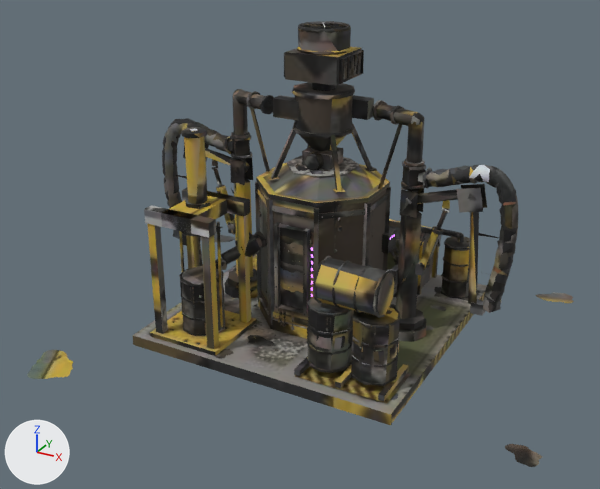
Renders of the glTF model jogo/assets/modelos/maquinas/coletor_lixo.glb from each side of a commit.
Before and after are seen from a camera (50 mm lens) standing at (2.56, -4.98, 3.07) and looking at (0.02, -0.37, 0.76). The lights are fixed; the arrows at lower left show +X, +Y and +Z. The first picture is the older version. Where no turn or scale is listed for an object, it has been applied to the vertices. Vertices at exactly the same position are counted once.

The older version as bpy lines, for what is in view:
```python
ob_coletor_lixo_corpo = bpy.data.objects.new('coletor_lixo_corpo', me_laje)
ob_coletor_lixo_corpo.location = (0.0, 0.0, 0.0)
ob_coletor_lixo_m1 = bpy.data.objects.new('coletor_lixo_m1', me_junta_flanges)
ob_coletor_lixo_m1.location = (0.68, 0.0, 0.0)
ob_coletor_lixo_m2 = bpy.data.objects.new('coletor_lixo_m2', me_braco)
ob_coletor_lixo_m2.location = (0.68, 0.0, 1.1)
ob_coletor_lixo_m5 = bpy.data.objects.new('coletor_lixo_m5', me_junta_flanges_001)
ob_coletor_lixo_m5.location = (-0.68, 0.0, 0.0)
ob_coletor_lixo_m6 = bpy.data.objects.new('coletor_lixo_m6', me_braco_001)
ob_coletor_lixo_m6.location = (-0.68, 0.0, 1.1)
```
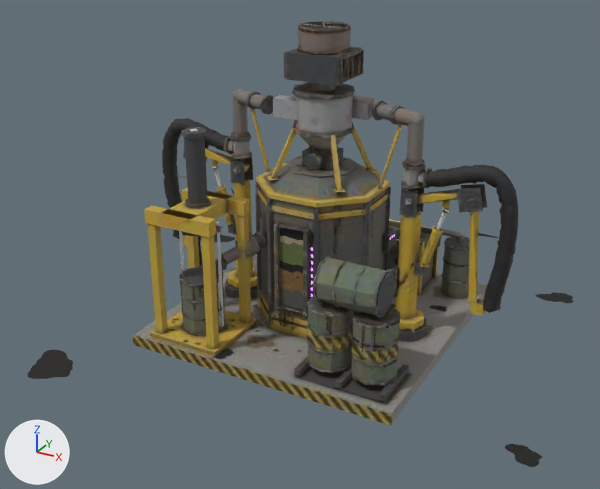
What differs and where, as boxes [x1, y1, x2, y2] in the pictures (600 x 489 px; the box of a moved part takes in the faces that stretch with it):
part 1 of me_laje, moved or reshaped
    before: [268, 24, 424, 244]
    after: [267, 24, 424, 244]
part 2 of me_laje, surface changed
    both: [27, 21, 574, 467]
part 3 of me_junta_flanges, surface changed (black to yellow)
    both: [391, 163, 432, 330]
part 4 of me_braco, surface changed
    both: [412, 165, 518, 316]
part 5 of me_junta_flanges_001, surface changed (black to grey)
    both: [223, 136, 257, 288]
part 6 of me_braco_001, surface changed
    both: [162, 118, 250, 246]

Patch to the scene script:
```diff
--- a/jogo/assets/modelos/maquinas/coletor_lixo.glb.py
+++ b/jogo/assets/modelos/maquinas/coletor_lixo.glb.py
@@ me_laje @@
 me_laje.from_pydata(...)  # 4872 vertices, 5603 faces; spans x -1.79..1.9, y -1.69..1.3, z 0.0..2.19
 # used by ob_coletor_lixo_corpo; location = (0.0, 0.0, 0.0)
+# me_laje part 1: 113 of 4872 vertices moved; they spanned x -0.82..0.73, y -0.57..0.3, z 0.4..2.19 and now span x -0.82..0.73, y -0.56..0.3, z 0.42..2.19; mean shift (0.0, 0.0, 0.0); largest move (0.36, 0.12, 1.69) -> (0.69, -0.05, 1.35)
+# me_laje part 2: 4941 kept faces spanning x -1.79..1.9, y -1.69..1.3, z 0.0..2.19 get new texture (UV) coordinates
 me_laje.materials.append(mat_coletor_lixo_tex)
@@ me_junta_flanges @@
 me_junta_flanges.from_pydata(...)  # 186 vertices, 202 faces; spans x -0.139..0.139, y -0.139..0.139, z 0.16..1.345
 # used by ob_coletor_lixo_m1; location = (0.68, 0.0, 0.0)
+# me_junta_flanges part 3: texture (UV) coordinates of 190 of 202 faces, centred in x -0.126..0.126, y -0.126..0.126, z 0.16..1.345, changed; they spanned u 0.0..0.95, v 0.0..0.93 and now span u 0.0..0.95, v 0.0..0.93
 me_junta_flanges.materials.append(mat_coletor_lixo_tex)
@@ me_braco @@
 me_braco.from_pydata(...)  # 342 vertices, 634 faces; spans x -0.047..0.728, y -0.065..0.064, z -0.735..0.313
 # used by ob_coletor_lixo_m2; location = (0.68, 0.0, 1.1)
+# me_braco part 4: texture (UV) coordinates of 600 of 634 faces, centred in x -0.039..0.723, y -0.056..0.056, z -0.735..0.306, changed; they spanned u 0.0..0.89, v 0.0..0.87 and now span u 0.0..0.89, v 0.04..0.87
 me_braco.materials.append(mat_coletor_lixo_tex)
@@ me_junta_flanges_001 @@
 me_junta_flanges_001.from_pydata(...)  # 186 vertices, 202 faces; spans x -0.139..0.139, y -0.139..0.139, z 0.16..1.345
 # used by ob_coletor_lixo_m5; location = (-0.68, 0.0, 0.0)
+# me_junta_flanges_001 part 5: texture (UV) coordinates of 190 of 202 faces, centred in x -0.126..0.126, y -0.126..0.126, z 0.16..1.345, changed; they spanned u 0.0..0.95, v 0.02..0.93 and now span u 0.0..0.95, v 0.02..0.94
 me_junta_flanges_001.materials.append(mat_coletor_lixo_tex)
@@ me_braco_001 @@
 me_braco_001.from_pydata(...)  # 342 vertices, 634 faces; spans x -0.728..0.047, y -0.064..0.065, z -0.735..0.313
 # used by ob_coletor_lixo_m6; location = (-0.68, 0.0, 1.1)
+# me_braco_001 part 6: texture (UV) coordinates of 600 of 634 faces, centred in x -0.723..0.039, y -0.056..0.056, z -0.735..0.306, changed; they spanned u 0.01..0.89, v 0.0..0.87 and now span u 0.02..0.89, v 0.0..0.87
 me_braco_001.materials.append(mat_coletor_lixo_tex)
```
